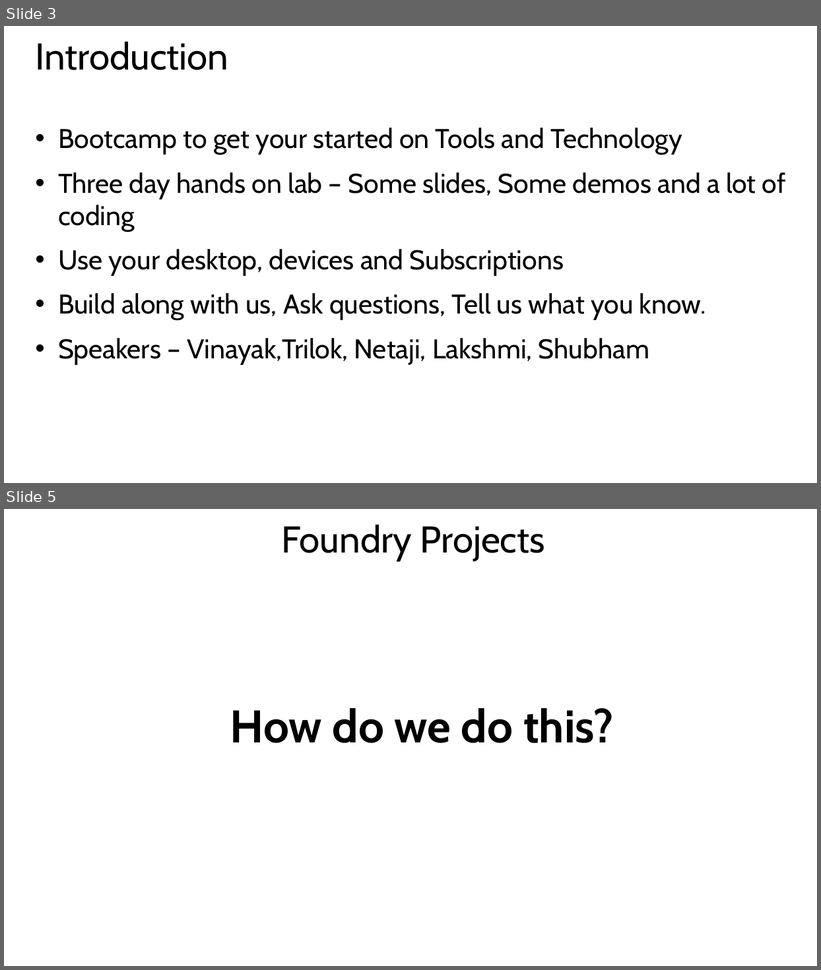
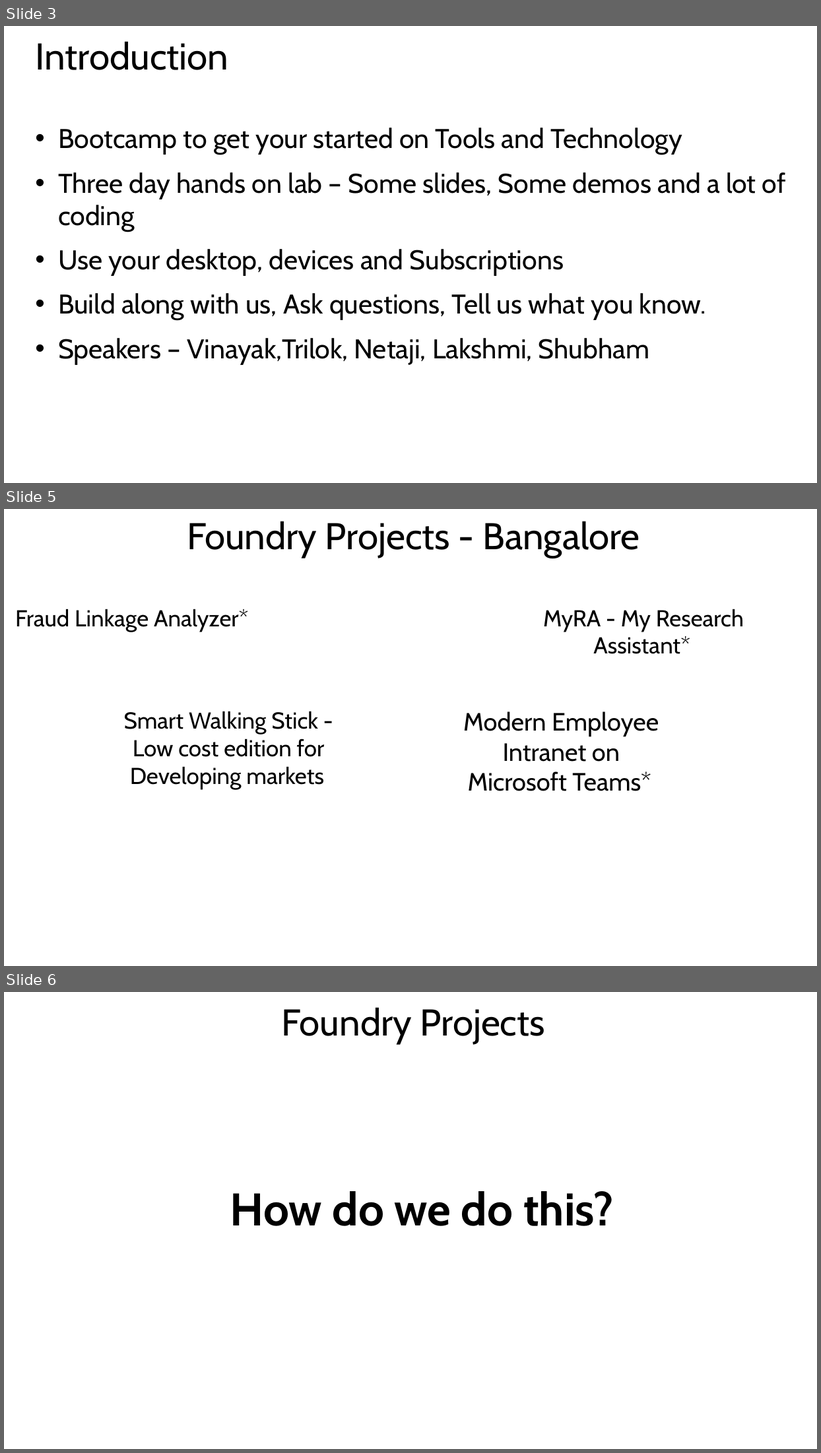
Before and after one commit to byteridge/Foundry2019-Bootcamp, a slide deck: 1.Introduction.pptx. Shown one above the other, each under a label of ours: slides 3 and 5 before the commit, slides 3, 5 and 6 after it; the slides between them are not shown. The pictures are 821x970 and 821x1453 pixels, drawn with LibreOffice and Linux fonts; fonts in the diff are those of the drawing. Boxes give left, top, right and bottom in pixels: in the first picture for what was removed or moved away, otherwise in the second. Text is boxed around its words. In the diff, an @@ line names an element or a change of style, - is before the commit and + after.

Commit message:
Project List updated

```diff
--- a/1.Introduction.pptx
+++ b/1.Introduction.pptx
@@ slide 5 added at <box>4,509,817,966</box>, background #FFFFFF @@
@@ title added at <box>187,521,640,558</box>, 44 pt, text #000000 @@
+Foundry Projects - Bangalore
@@ text added at <box>15,609,249,631</box>, 27.2 pt, text #000000 @@
+Fraud Linkage Analyzer*
@@ text added at <box>543,609,744,654</box>, 27.2 pt, text #000000 @@
+MyRA - My Research Assistant*
@@ text added at <box>124,711,325,789</box>, 27.2 pt, text #000000 @@
+Smart Walking Stick - Low cost edition for Developing markets
@@ text added at <box>463,712,659,791</box>, 29.6 pt, text #000000 @@
+Modern Employee Intranet on Microsoft Teams*
@@ what was slide 5 is now slide 6 @@
```
Also in this commit, not shown: 1 other slide added, 1 slide removed.
